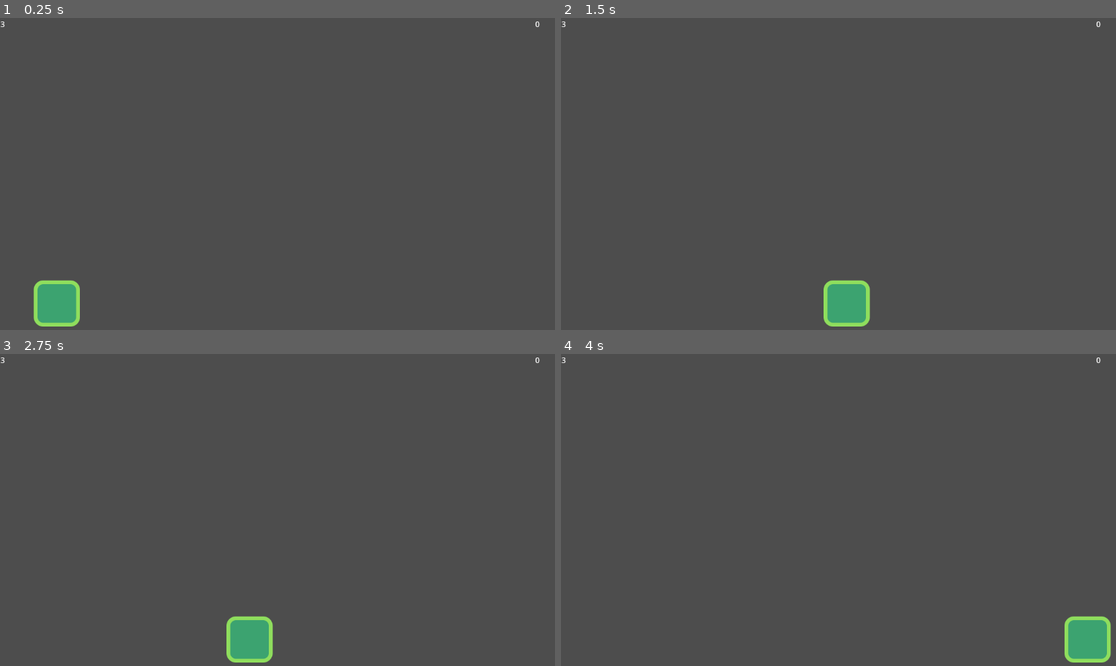
Above: before the commit, frames 1-4 (two rows, left to right).
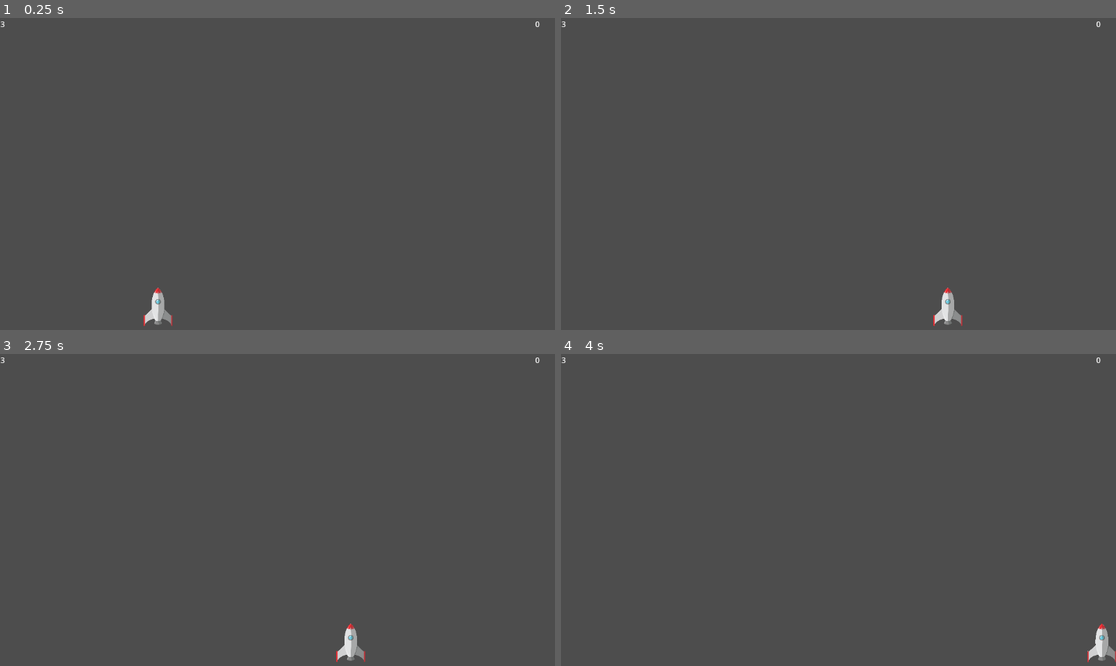
Above: after the commit, the same moments.

Repository: julien-kerekes/space-jam
Game: Godot game, scene res://src/Levels/Level.tscn
Two runs of this game, one before a commit and one after it. Both use one fixed random seed, a clock stepped at 60 frames per second and the inputs below.
Inputs:
- Up to frame 1 (0.25 s): no input
- Up to frame 2 (1.5 s): tap Enter (ui_accept) at 0.5, 0.77 s; hold Right (ui_right) from 0.53 s (still down)
- Up to frame 3 (2.75 s): tap Enter (ui_accept) at 1.52 s; release Right (ui_right) at 2.03 s; hold Left (ui_left) from 2.03 s (still down)
- Up to frame 4 (4 s): release Left (ui_left) at 2.78 s; hold Right (ui_right) from 2.78 s (still down); tap Enter (ui_accept) at 3.02, 3.77 s

The runs differ from the first frame. In frame 1, 1.5% of the frame differs, in the area x 6-32%, y 83-99%; in frame 2, 1.5%; in frame 3, 1.5%; in frame 4, 1.2%.

Commit message:
changed assets
changed assets for player and projectiles

Diff:
--- a/src/Actors/Enemy.gd
+++ b/src/Actors/Enemy.gd
@@ -2,8 +2,7 @@
 
 func _process(delta):
 	super._process(delta)
-	if(null == projectile): #shooting as soon as old projectile disappears
-		shoot(1)
+	shoot(1)
 
 func _exit_tree():
 	GameManager.score += 1
--- a/src/Actors/Enemy.tscn
+++ b/src/Actors/Enemy.tscn
@@ -14,6 +14,8 @@
 script = ExtResource("2_7ojq2")
 
 [node name="Sprite2D" parent="." index="0"]
+position = Vector2(1, 0)
+scale = Vector2(1.01951, 1.02597)
 texture = ExtResource("3_11iqg")
 
 [node name="CollisionShape2D" parent="." index="1"]
--- a/src/Actors/Player.tscn
+++ b/src/Actors/Player.tscn
@@ -1,16 +1,14 @@
 [gd_scene load_steps=5 format=3 uid="uid://bd5jtfxsvmgxn"]
 
 [ext_resource type="PackedScene" uid="uid://60m5tpej3g2w" path="res://src/Actors/characters_base.tscn" id="1_fxbfk"]
-[ext_resource type="Texture2D" uid="uid://027fhwa3l7d7" path="res://Assets/player.png" id="1_j5mlf"]
+[ext_resource type="Texture2D" uid="uid://ikj2pjdvgu82" path="res://Assets/Rocket.png" id="2_4y4ds"]
 
 [sub_resource type="GDScript" id="GDScript_m6xek"]
 script/source = "extends \"res://src/Actors/characters_base.gd\"
 
-
-
 func _process(delta):
 	super._process(delta)
-	if(null == projectile && Input.is_action_just_pressed(\"shoot\")):
+	if(Input.is_action_just_pressed(\"shoot\")):
 		shoot(-1)
 
 func  _physics_process(delta):
@@ -20,17 +18,18 @@
 "
 
 [sub_resource type="RectangleShape2D" id="RectangleShape2D_53ms0"]
-size = Vector2(95, 88)
+size = Vector2(58.5, 80)
 
 [node name="CharacterBody2D" groups=["Player"] instance=ExtResource("1_fxbfk")]
-position = Vector2(280, 446)
+position = Vector2(280, 448)
 collision_layer = 1
 collision_mask = 32772
 script = SubResource("GDScript_m6xek")
 
 [node name="Sprite2D" parent="." index="0"]
-texture = ExtResource("1_j5mlf")
+scale = Vector2(0.1, 0.093)
+texture = ExtResource("2_4y4ds")
 
 [node name="CollisionShape2D" parent="." index="1"]
-position = Vector2(-0.5, 4)
+position = Vector2(0, 1)
 shape = SubResource("RectangleShape2D_53ms0")
--- a/src/Actors/characters_base.gd
+++ b/src/Actors/characters_base.gd
@@ -2,22 +2,20 @@
 @export var Projectile : PackedScene = preload("res://src/Actors/projectile.tscn")
 @export var speed := 500.0
 @export var hp := 3
+@export var max_projectiles := 1
+var active_projectiles := 0
 var projectile
 
 func _process(delta):
 	if(self.hp == 0):
 		queue_free()
 
-func _on_hurtbox_area_entered(hitbox):
-	print()
-	if hitbox.is_in_group("Projectile"):
-		self.hp -= 1
-		if self.hp == 0:
-			queue_free()
-
 func shoot(dir):
-	self.projectile = Projectile.instantiate()
-	self.projectile.dir(dir)
-	get_tree().current_scene.add_child(self.projectile)
-	self.projectile.scale = self.scale
-	self.projectile.global_position = Vector2(self.global_position.x,self.global_position.y-self.get_child(0).texture.get_size().y*(-dir)*self.scale.x)
+	if(self.active_projectiles < self.max_projectiles):
+		self.projectile = Projectile.instantiate()
+		self.projectile.dir(dir)
+		self.projectile.player = self
+		self.projectile.scale = self.scale
+		self.projectile.global_position = Vector2(self.global_position.x ,self.global_position.y-self.get_child(0).texture.get_size().y*(-dir)*self.scale.y*self.get_child(0).scale.y)
+		get_tree().current_scene.add_child(self.projectile)
+		self.active_projectiles += 1
--- a/src/Actors/projectile.gd
+++ b/src/Actors/projectile.gd
@@ -2,7 +2,7 @@
 
 var speed := 4
 var direction := -1
-@export var exists := false
+var player
 
 # Called when the node enters the scene tree for the first time.
 func _ready():
@@ -16,7 +16,8 @@
 	position.y += speed*self.direction
 
 func destroy():
-	exists=false
+	if player != null:
+		player.active_projectiles -= 1
 	queue_free()
 
 func _on_visible_on_screen_notifier_2d_screen_exited():
--- a/src/Actors/projectile.tscn
+++ b/src/Actors/projectile.tscn
@@ -1,10 +1,10 @@
 [gd_scene load_steps=4 format=3 uid="uid://c2yj1xus2jpth"]
 
 [ext_resource type="Script" path="res://src/Actors/projectile.gd" id="1_16y1l"]
-[ext_resource type="Texture2D" uid="uid://die3wsruggym0" path="res://Assets/coin.png" id="2_xum4i"]
+[ext_resource type="Texture2D" uid="uid://b32ei4pvriwlo" path="res://Assets/pngwing.com.png" id="2_so8su"]
 
-[sub_resource type="CircleShape2D" id="CircleShape2D_hxhbb"]
-radius = 33.0151
+[sub_resource type="RectangleShape2D" id="RectangleShape2D_6p2f7"]
+size = Vector2(6, 28)
 
 [node name="Projectile" type="Area2D"]
 collision_layer = 4
@@ -12,10 +12,14 @@
 script = ExtResource("1_16y1l")
 
 [node name="Sprite2D" type="Sprite2D" parent="."]
-texture = ExtResource("2_xum4i")
+position = Vector2(0, -15)
+rotation = -1.56947
+scale = Vector2(0.0228784, 0.0311319)
+texture = ExtResource("2_so8su")
 
 [node name="CollisionShape2D" type="CollisionShape2D" parent="."]
-shape = SubResource("CircleShape2D_hxhbb")
+position = Vector2(0, -15)
+shape = SubResource("RectangleShape2D_6p2f7")
 
 [node name="VisibleOnScreenNotifier2D" type="VisibleOnScreenNotifier2D" parent="."]
 
--- a/src/Levels/Level.tscn
+++ b/src/Levels/Level.tscn
@@ -13,7 +13,7 @@
 script = ExtResource("1_28orh")
 
 [node name="Player" parent="." instance=ExtResource("1_hetql")]
-position = Vector2(118, 535)
+position = Vector2(328, 574)
 collision_mask = 32768
 
 [node name="ScoreLabel" type="Label" parent="."]
Binary file added: Assets/Red_Laser.png
Not shown, added: Assets/Red_Laser.png.import
Binary file added: Assets/Rocket.png
Not shown, added: Assets/Rocket.png.import
Binary file removed: Assets/coin.png
Binary file added: Assets/pngwing.com.png
Not shown, changed: Assets/pngwing.com.png.import
